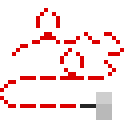
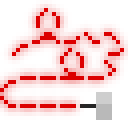
The second 128px x 128px image is a revision of the first. Changes to its layers:
added layer "Layer 10" above "Layer 9" over 0, 0, 128, 116
